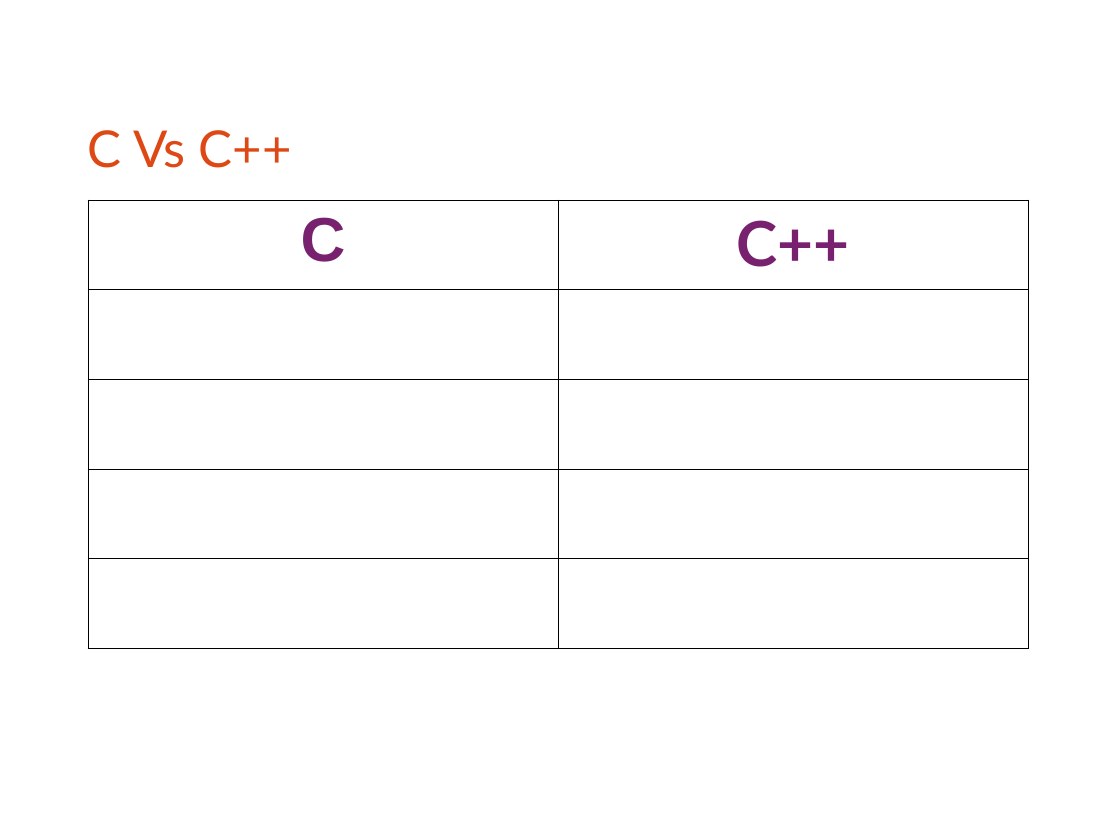
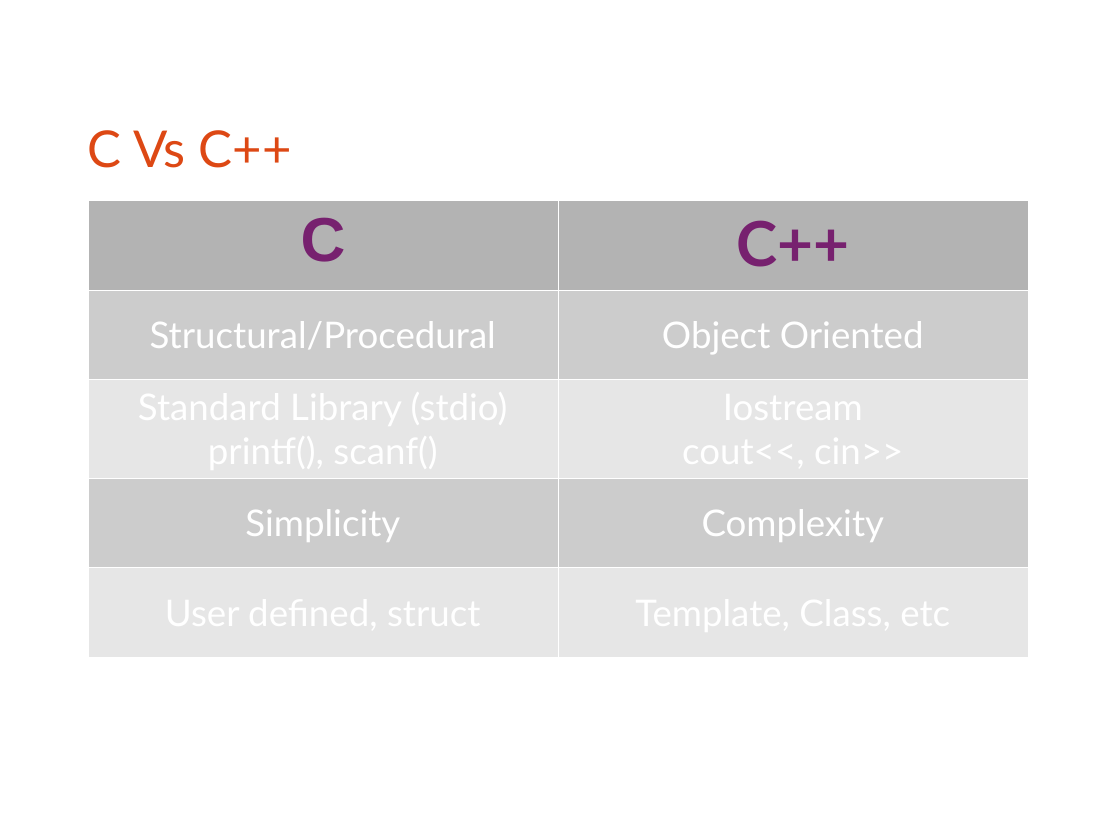
Before and after one commit to bagustris/prokom-tf, a slide deck: slide 4 of prokom1.odp. Drawn at 1120x840 pixels with LibreOffice and Linux fonts; fonts in the diff are those of the drawing. Boxes give left, top, right and bottom in pixels: in the first picture for what was removed or moved away, otherwise in the second. Text is boxed around its words. In the diff, an @@ line names an element or a change of style, - is before the commit and + after.

```diff
--- a/prokom1.odp
+++ b/prokom1.odp
@@ table at box(88, 200, 1030, 651) @@
-row 3, column 1: Standard Library (stdio)
+row 3, column 1: Standard Library (stdio) / printf(), scanf()
-row 3, column 2: iostream
+row 3, column 2: Iostream / cout<<, cin>>
@@ fill none to #B3B3B3 in row 1 @@
@@ fill none to #CCCCCC in 4 cells @@
@@ fill none to #E6E6E6 in 4 cells @@
@@ borders changed @@
```
Also in this commit, not shown: 2 other slides changed, 1 slide added, 1 slide removed, 1 other file.
